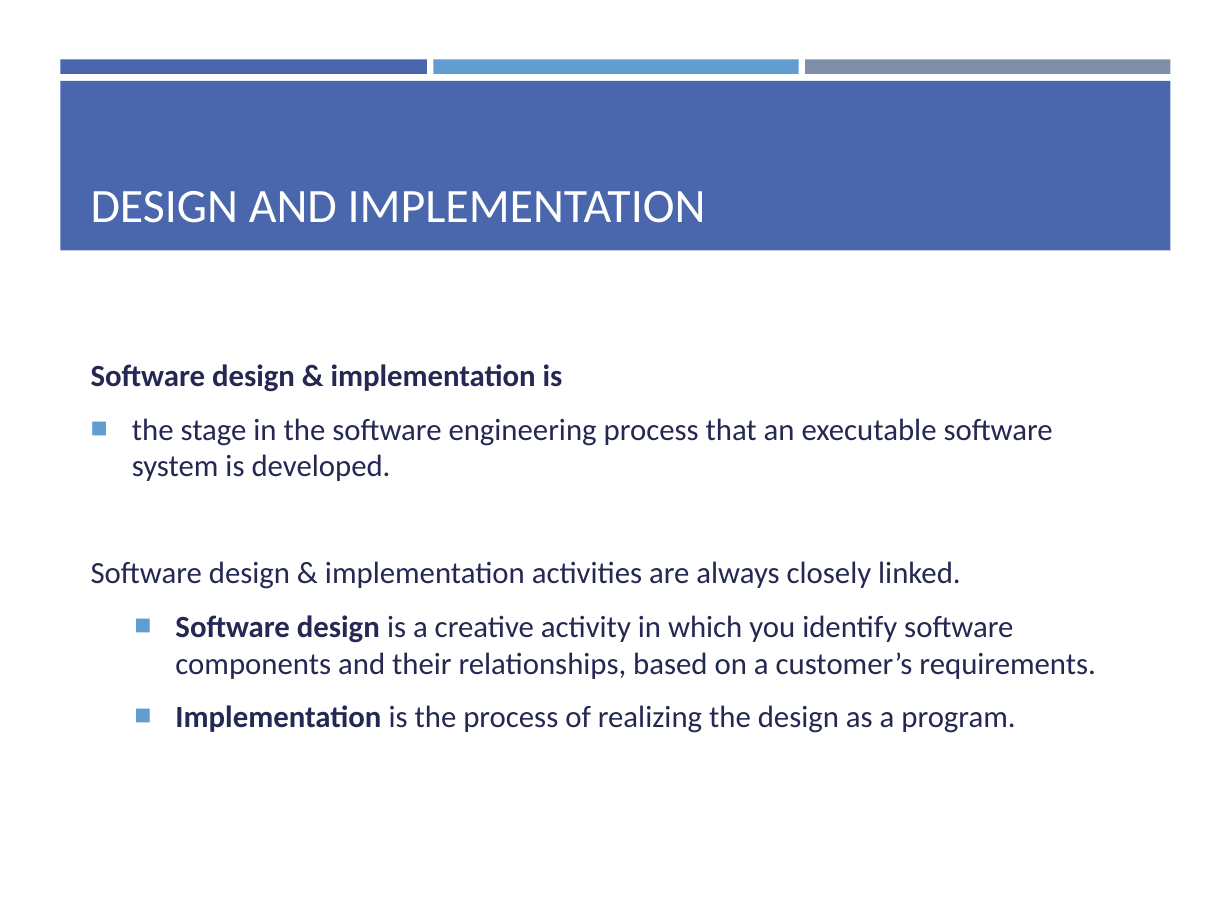
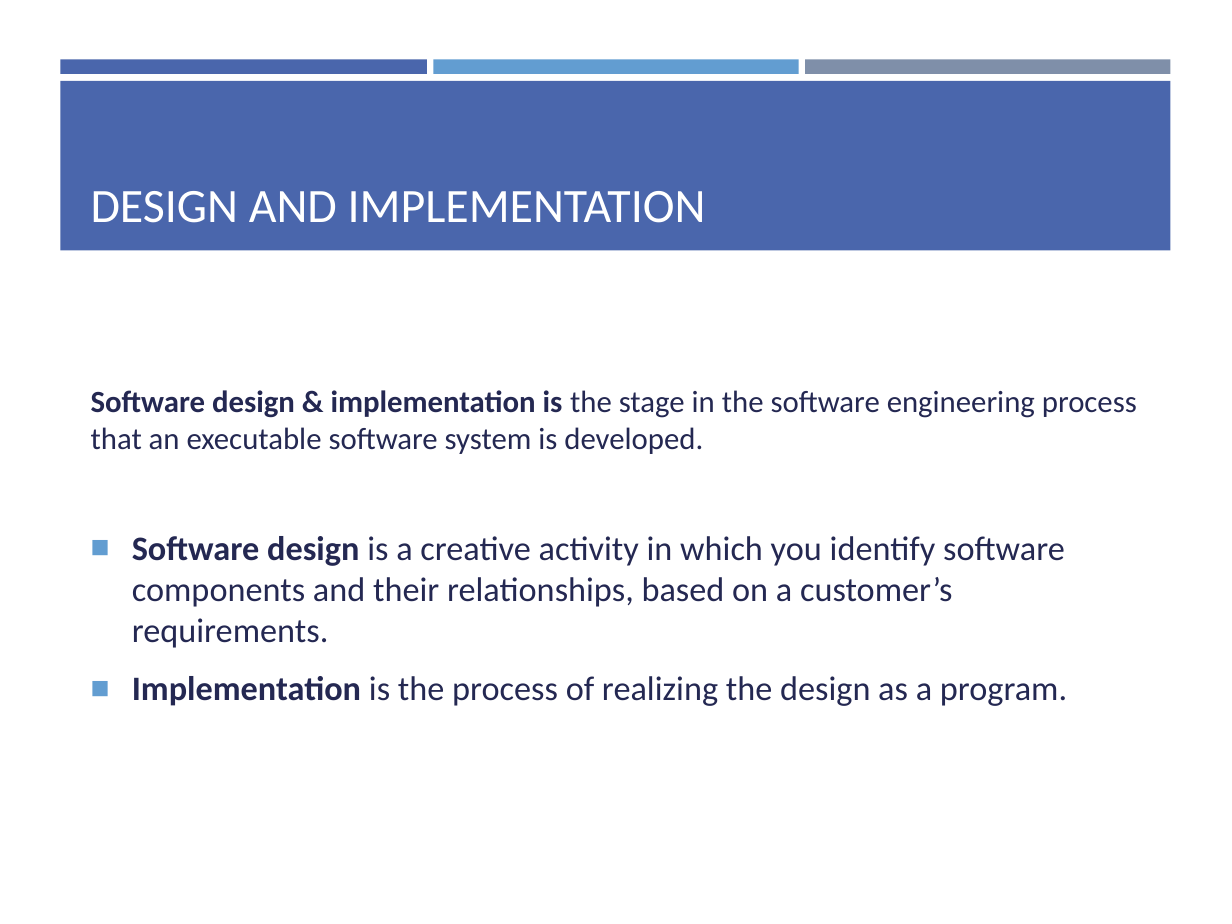
Before and after one commit to yazdipour/presentations, a slide deck: slide 4 of 2019Nov_Design_Implementation/Ch7.pptx. Drawn at 1232x924 pixels with LibreOffice and Linux fonts; fonts in the diff are those of the drawing. Boxes give left, top, right and bottom in pixels: in the first picture for what was removed or moved away, otherwise in the second. Text is boxed around its words. In the diff, an @@ line names an element or a change of style, - is before the commit and + after.

Commit message:
UpdateSlides

```diff
--- a/2019Nov_Design_Implementation/Ch7.pptx
+++ b/2019Nov_Design_Implementation/Ch7.pptx
@@ text at <box>91,390,1137,454</box>: text changed @@
-Software design & implementation is
-■ the stage in the software engineering process that an executable software system is developed.
-Software design & implementation activities are always closely linked.
+Software design & implementation is the stage in the software engineering process that an executable software system is developed.
@@ text at <box>132,536,1067,706</box>: size 18 to 20 pt in "Software design is a creative activity in ...", "Implementation is the process of realizing the ..."; list level 2 to 1 in "Software design is a creative ..."; list level 2 to 1 in "Implementation is the process of ..." @@
```
Also in this commit, not shown: 5 other slides changed, 1 slide added, 7 slides removed.
